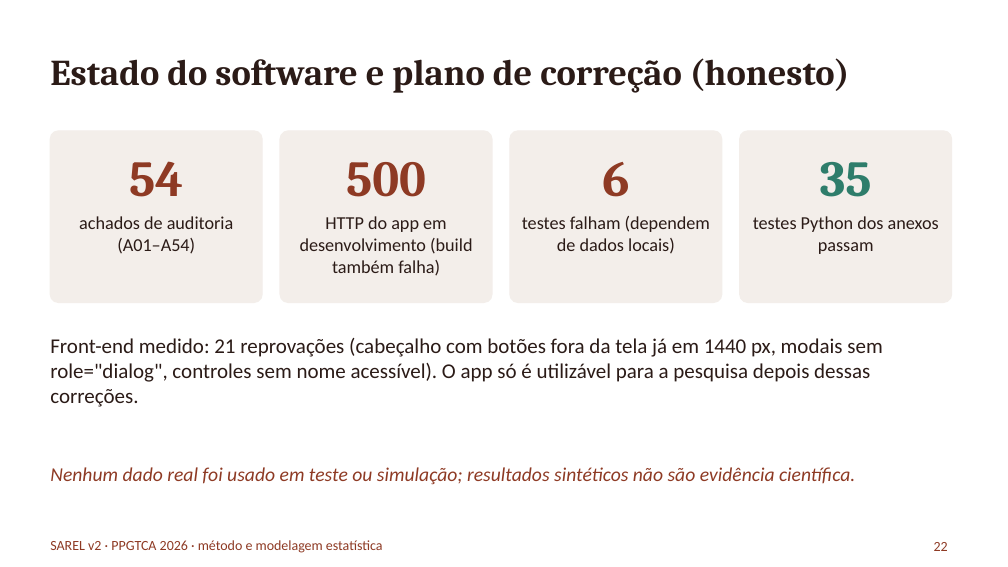
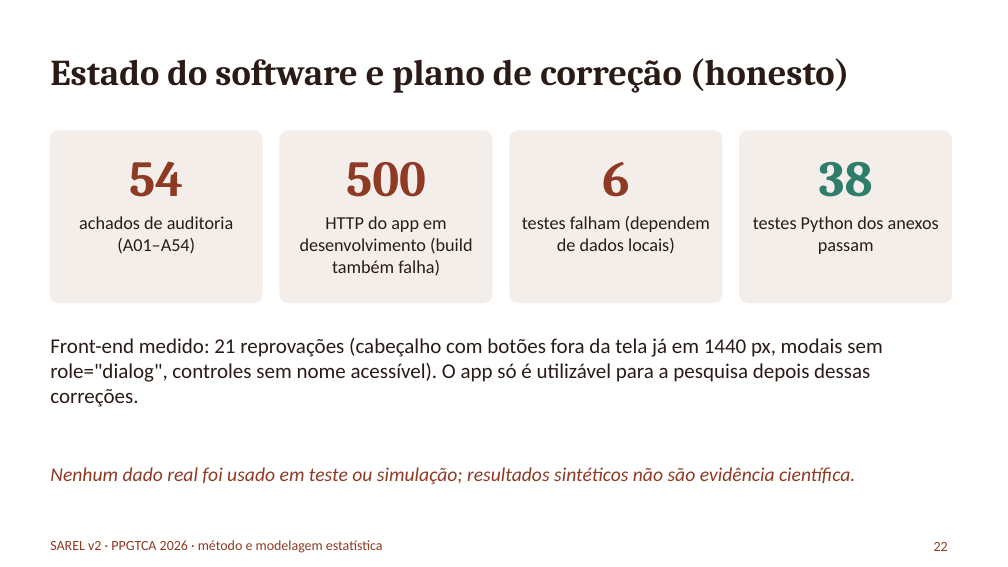
Before and after one commit to RedZardoz/localizador-erosao-v02, a slide deck: slide 22 of docs/Apresentacao_Pesquisa_SAREL_2026-10-06.pptx. Drawn at 1008x567 pixels with LibreOffice and Linux fonts; fonts in the diff are those of the drawing. Boxes give left, top, right and bottom in pixels: in the first picture for what was removed or moved away, otherwise in the second. Text is boxed around its words. In the diff, an @@ line names an element or a change of style, - is before the commit and + after.

```diff
--- a/docs/Apresentacao_Pesquisa_SAREL_2026-10-06.pptx
+++ b/docs/Apresentacao_Pesquisa_SAREL_2026-10-06.pptx
@@ text at (x1=819, y1=162, x2=873, y2=197): text changed @@
-35
+38
```
Also in this commit, not shown: 6 other slides changed, 8 other files.
